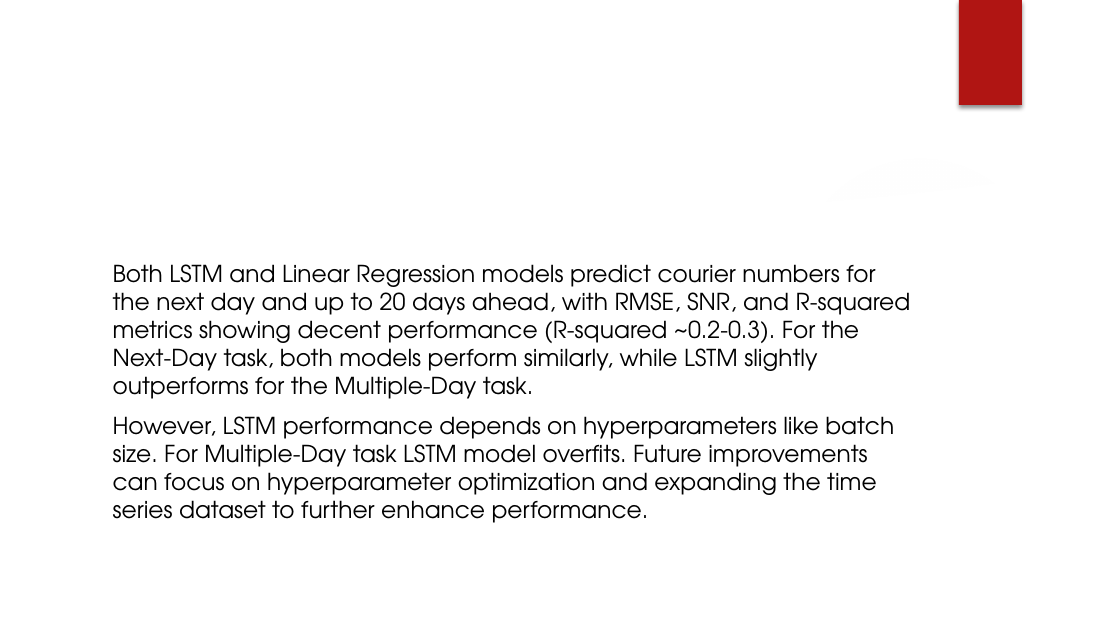
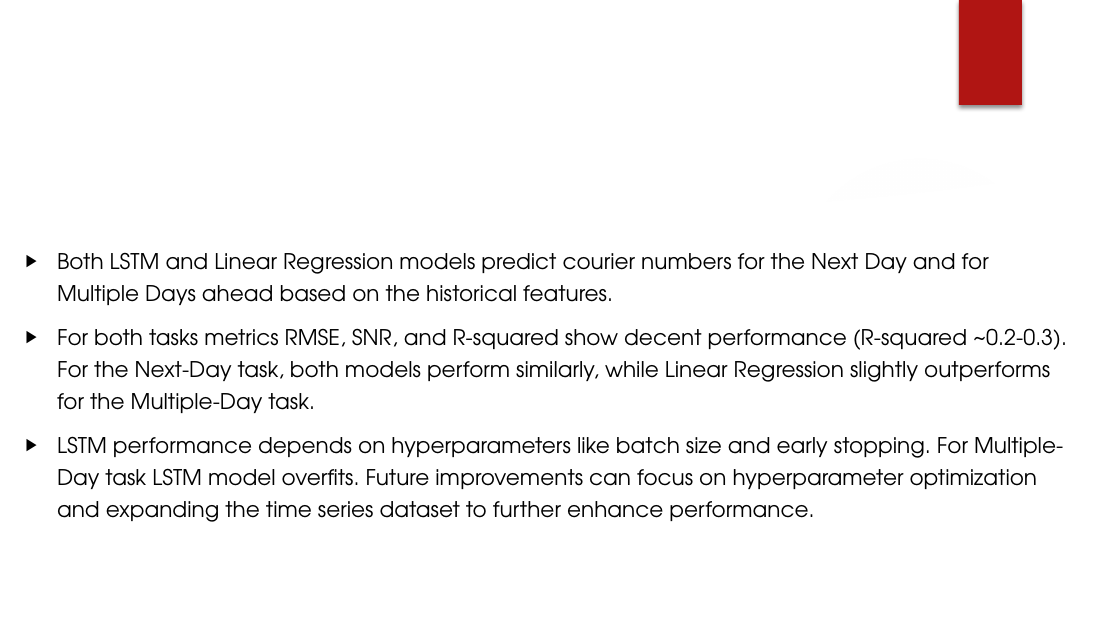
Before and after one commit to msilaev/courier_number_prediction, a slide deck: slide 8 of reports/Report.pptx. Drawn at 1120x630 pixels with LibreOffice and Linux fonts; fonts in the diff are those of the drawing; background and template pictures are left out. Boxes give left, top, right and bottom in pixels: in the first picture for what was removed or moved away, otherwise in the second. Text is boxed around its words. In the diff, an @@ line names an element or a change of style, - is before the commit and + after.

```diff
--- a/reports/Report.pptx
+++ b/reports/Report.pptx
@@ text at box(57, 252, 1067, 522): text changed; size 15 to 13.9 pt @@
-Both LSTM and Linear Regression models predict courier numbers for the next day and up to 20 days ahead, with RMSE, SNR, and R-squared metrics showing decent performance (R-squared ~0.2-0.3). For the Next-Day task, both models perform similarly, while LSTM slightly outperforms for the Multiple-Day task.
-However, LSTM performance depends on hyperparameters like batch size. For Multiple-Day task LSTM model overfits. Future improvements can focus on hyperparameter optimization and expanding the time series dataset to further enhance performance.
+▶ Both LSTM and Linear Regression models predict courier numbers for the Next Day and for Multiple Days ahead based on the historical features.
+▶ For both tasks metrics RMSE, SNR, and R-squared show decent performance (R-squared ~0.2-0.3). For the Next-Day task, both models perform similarly, while Linear Regression slightly outperforms for the Multiple-Day task.
+▶ LSTM performance depends on hyperparameters like batch size and early stopping. For Multiple-Day task LSTM model overfits. Future improvements can focus on hyperparameter optimization and expanding the time series dataset to further enhance performance.
```
Also in this commit, not shown: 4 other slides changed, 7 other files.
